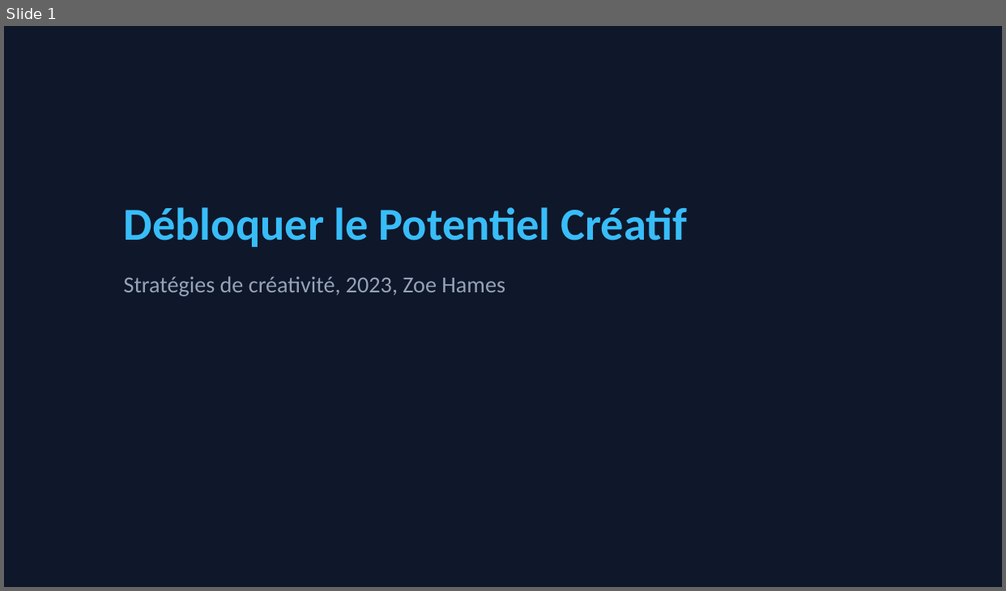
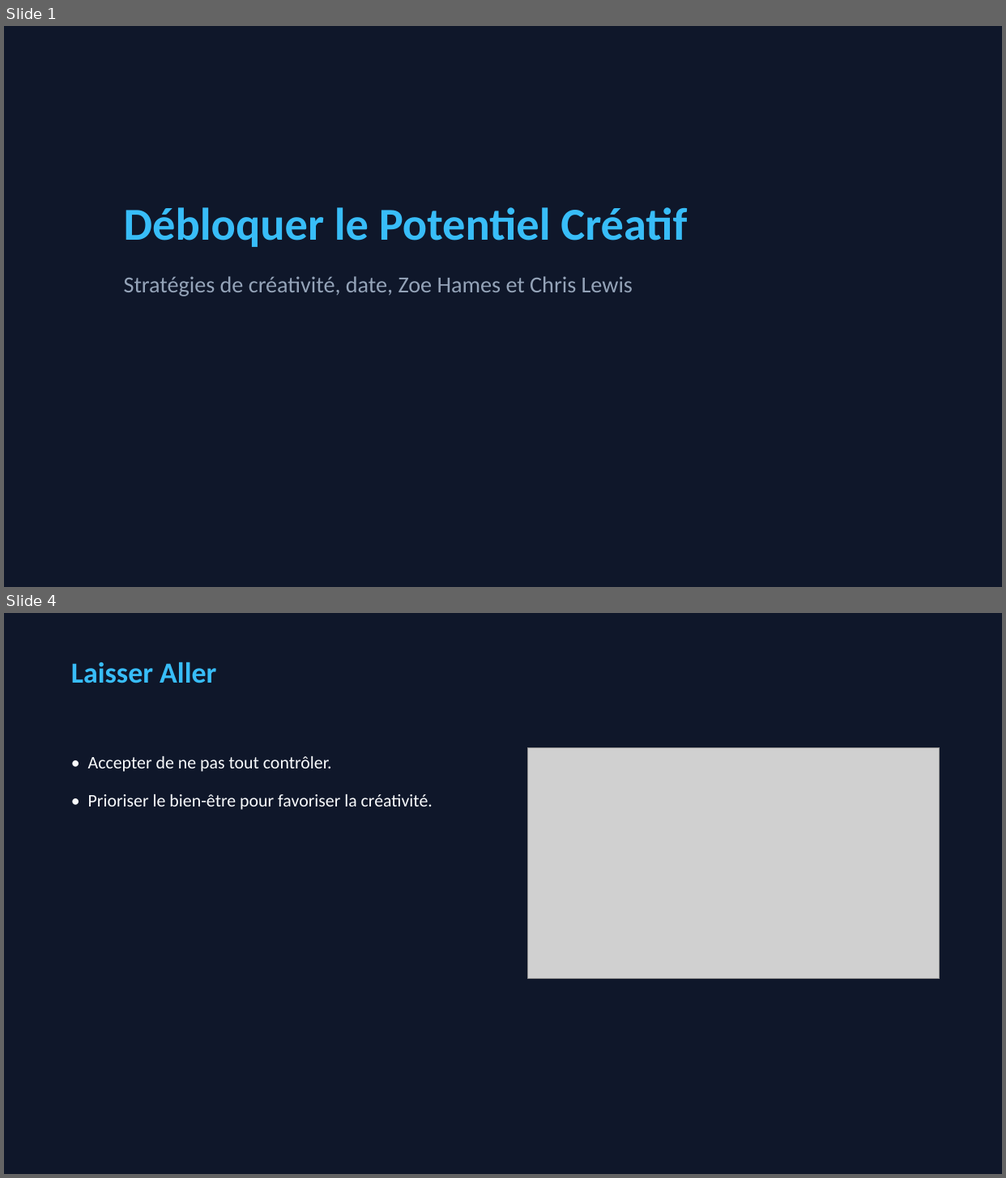
Before and after one commit to caroheymes/video-2-powerpoint-and-more, a slide deck: demo/output/presentation.pptx. Shown one above the other, each under a label of ours: slide 1 before the commit, slides 1 and 4 after it; the slides between them are not shown. The pictures are 1006x591 and 1006x1178 pixels, drawn with LibreOffice and Linux fonts; fonts in the diff are those of the drawing; grey boxes stand for pictures. Boxes give left, top, right and bottom in pixels: in the first picture for what was removed or moved away, otherwise in the second. Text is boxed around its words. In the diff, an @@ line names an element or a change of style, - is before the commit and + after.

```diff
--- a/demo/output/presentation.pptx
+++ b/demo/output/presentation.pptx
@@ slide 4 added at box(4, 613, 1002, 1174), background #0F172A @@
@@ text added at box(71, 662, 216, 683), 28 pt, text #38BDF8, bold @@
+Laisser Aller
@@ text added at box(88, 756, 432, 810), 17 pt, text #F8FAFC @@
+• Accepter de ne pas tout contrôler.
+• Prioriser le bien-être pour favoriser la créativité.
@@ picture added at box(528, 747, 940, 979) @@
@@ slide 1 changed as well @@
@@ text at box(124, 276, 633, 297): text changed @@
-Stratégies de créativité, 2023, Zoe Hames
+Stratégies de créativité, date, Zoe Hames et Chris Lewis
```
Also in this commit, not shown: 1 other slide changed, 1 other slide added, 9 other files.
